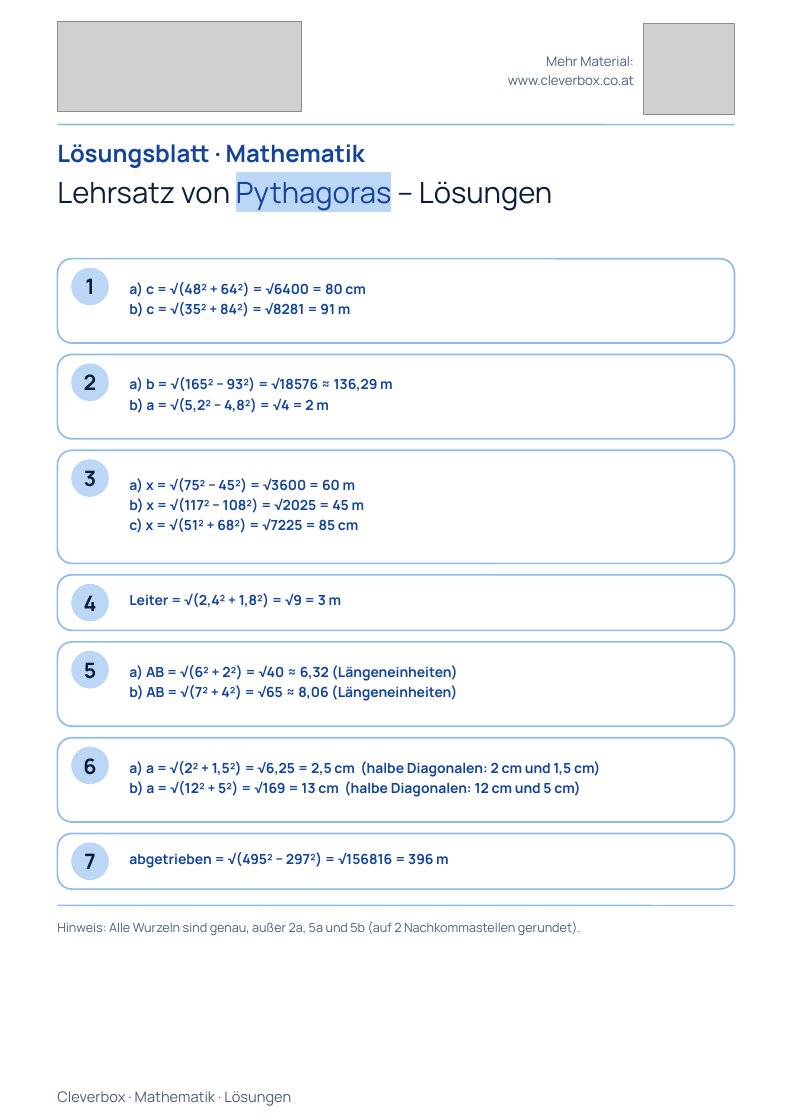
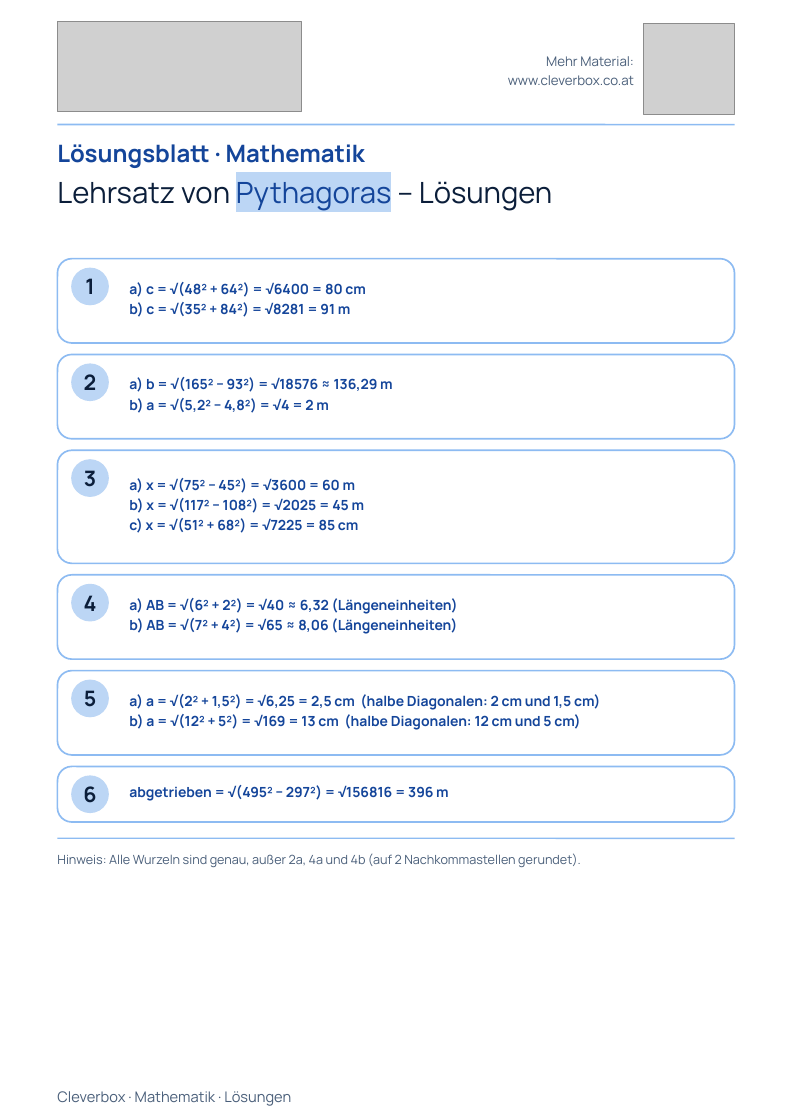
Before and after one commit to arminheske/claudecloud, a slide deck: slide 1 of videoslides/arbeitsblatt-pythagoras-loesungen-a4.pptx. Drawn at 792x1120 pixels with LibreOffice and Linux fonts; fonts in the diff are those of the drawing; grey boxes stand for pictures. Boxes give left, top, right and bottom in pixels: in the first picture for what was removed or moved away, otherwise in the second. Text is boxed around its words. In the diff, an @@ line names an element or a change of style, - is before the commit and + after.

```diff
--- a/videoslides/arbeitsblatt-pythagoras-loesungen-a4.pptx
+++ b/videoslides/arbeitsblatt-pythagoras-loesungen-a4.pptx
@@ rounded rectangle at [57, 575, 735, 659]: proportions changed @@
@@ rounded rectangle: place and size @@
-rounded rectangle at [57, 575, 735, 630]
+rounded rectangle at [57, 575, 735, 659]
@@ text removed at [129, 593, 342, 608] @@
-Leiter = √(2,4² + 1,8²) = √9 = 3 m
@@ rounded rectangle: place and size @@
-rounded rectangle at [57, 737, 735, 822]
+rounded rectangle at [57, 766, 735, 822]
@@ rounded rectangle at [57, 766, 735, 822]: proportions changed @@
@@ 2 texts, 2 ellipses, 1 rounded rectangle: place and size @@
-2 texts, 2 ellipses, 1 rounded rectangle at [57, 642, 735, 783]
+2 texts, 2 ellipses, 1 rounded rectangle at [57, 670, 735, 812]
@@ 3 texts, 1 line: place and size @@
-3 texts, 1 line at [57, 665, 735, 905]
+3 texts, 1 line at [57, 598, 735, 838]
@@ rounded rectangle removed at [57, 833, 735, 889] @@
@@ text at [57, 853, 581, 867]: text changed @@
-Hinweis: Alle Wurzeln sind genau, außer 2a, 5a und 5b (auf 2 Nachkommastellen gerundet).
+Hinweis: Alle Wurzeln sind genau, außer 2a, 4a und 4b (auf 2 Nachkommastellen gerundet).
@@ ellipse removed at [72, 843, 108, 879] @@
@@ text removed at [84, 853, 95, 869] @@
-7
```
Also in this commit, not shown: 3 other files.
